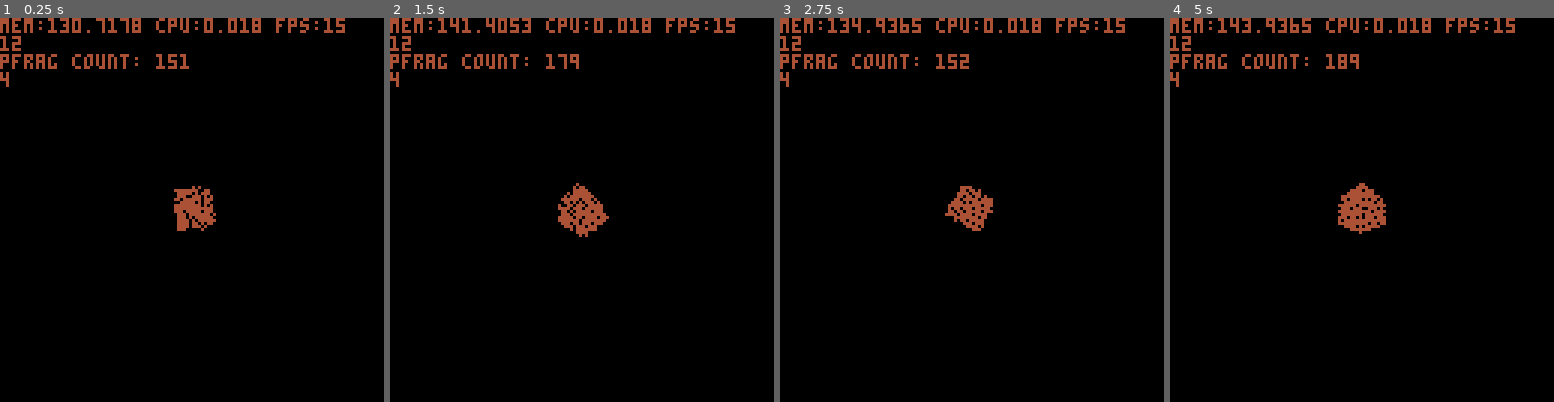
Above: before the commit, frames 1-4 (left to right).
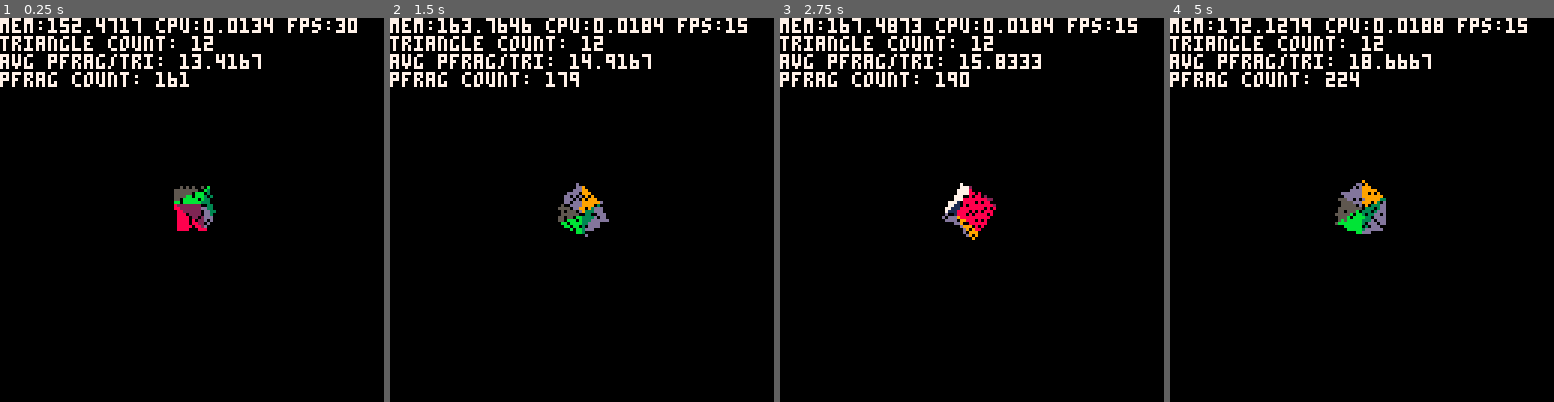
Above: after the commit, the same moments.

Repository: sthilaid/pico-8-carts
Game: PICO-8 cartridge cube.p8
The game is run twice, just before and just after one commit, with the same random seed, the same clock (stepped at 60 frames per second) and the same inputs.
Inputs:
- Up to frame 1 (0.25 s): no input
- Up to frame 2 (1.5 s): no input
- Up to frame 3 (2.75 s): hold Up 2.15-2.42 s
- Up to frame 4 (5 s): hold Down 3.63-3.97 s; hold Up from 4.73 s (still down)

The runs differ from the first frame. In frame 1, 5.7% of the frame differs, in the area x 0-93%, y 0-56%; in frame 2, 5.8%; in frame 3, 5.8%; in frame 4, 6.1%, in the area x 0-93%, y 0-57%.

Commit message:
some small mem optimizations and added zbuf, but doesn't seem to be working

Diff:
--- a/cube.p8
+++ b/cube.p8
@@ -3,21 +3,24 @@
 __lua__
 
 camera={}
+cube={}
 objects={}
 cubeRotMat={}
+cubeMoveSpeed=0.1
 
 function _init()
    --camera = perspective2(45, 1, 0.1, 1000)
+   --camera = ortho(-5, 5, 5, -5, 0.1, 100)
    camera = perspective(-3, 3, 3, -3, 2, 100)
-   --camera = ortho(-5, 5, 5, -5, 0.1, 100)
-   local cube = object(transmatrix(vpoint(0,0,8)), cubemesh())
+   cube = object(transmatrix(vpoint(0,0,8)), cubemesh())
    add(objects, cube)
 
    cubeRotMat= rotmatrix(0.25/30, 0.1/30, 0.05/30)
-   --cubeRotMat= rotmatrix(0,0.25/30,0)
 end
 
 function _update()
+   if (btn(⬆️)) mtranslate(cube.mat, vpoint(0,0,-cubeMoveSpeed))
+   if (btn(⬇️)) mtranslate(cube.mat, vpoint(0,0,cubeMoveSpeed))
    for obj in all(objects) do
       local translation = mgettranslation(obj.mat)
       mtranslate(obj.mat, vscale(translation, -1))
@@ -27,13 +30,11 @@
 end
 
 function _draw()
+   srand(12345)
    cls()
+   color(7)
    print("mem:"..stat(0).." cpu:"..stat(1).." fps:"..stat(7))
-   --drawTriangle(point(2,3), point(8,50), point(30, 6), 12)
-   --print(vstr(mapply(rotmatrix(0.25,0,0), vdir(1,0,0))))
    render3d(camera, objects)
-   --mprint(objects[1].mat)
-   print(#objects[1].mat)
 end
 
 -------------------------------------------------------------------------------
@@ -216,16 +217,17 @@
 end
 function object(mat, mesh) return {mat=mat, mesh=mesh, vFrags={}, pFrags={}} end
 
-function fragment(v, uv, n) return {v=v, uv=uv, n=n} end
-function geometryVertexShading(v, uv, n)
-   return fragment(v, uv, n)
-end
-
-function geometryProjection(vFrag, objMat, camMat)
-   local camspaceVert   = mapply(camMat, mapply(objMat, vFrag.v))
+function fragment(v, uv, n)
+   return {vx=v[1], vy=v[2], vz=v[3],
+           u=uv[1], v = uv[2],
+           nx=n[1], ny=n[2], nz=n[3]}
+end
+function geometryVertexShading(camMat, objMat, v, uv, n)
+   -- projection to camspace
+   local camspaceVert   = mapply(camMat, mapply(objMat, v))
    camspaceVert         = vscale(camspaceVert, 1/camspaceVert[4]) // normalize the w component
-   local camspaceNormal = vnormalize(mapply(camMat, mapply(objMat, vFrag.n)))
-   return fragment(camspaceVert, vFrag.uv, camspaceNormal)
+   local camspaceNormal = vnormalize(mapply(camMat, mapply(objMat, n)))
+   return fragment(camspaceVert, uv, camspaceNormal)
 end
 
 function geometryClipping(projVertFrag, clippedTriangles)
@@ -233,8 +235,14 @@
    add(clippedTriangles, projVertFrag)
 end
 
-function geometryScreenMapping(clippedVert, screenMat)
-   return mapply(screenMat, clippedVert)
+function geometryScreenMapping(vfrag, screenMat)
+   local v = vpoint(vfrag.vx, vfrag.vy, vfrag.vz)
+   local screen_v = mapply(screenMat, v)
+   --print("v: "..vstr(v))
+   --print("sv: "..vstr(screen_v))
+   vfrag.vx = screen_v[1]
+   vfrag.vy = screen_v[2]
+   vfrag.vz = screen_v[3]
 end
 
 function processGeometries(cam, objects)
@@ -245,62 +253,68 @@
       local mesh = obj.mesh
       obj.vFrags={}
       for t in all(mesh.tris) do
-         local processedVertData= {}
-         local clippedVertData = {}
+         local processedTriangleFrags= {}
+         local clippedTriangleFrags = {}
          for tindex=1,3 do
             local v     = mesh.verts[t[tindex][1]]
             local uv    = mesh.uvs[t[tindex][2]]
             local n     = mesh.normals[t[tindex][3]]
-            local vFrag           = geometryVertexShading(v, uv, n)
-            local projVertFrag    = geometryProjection(vFrag, obj.mat, cam)
-            --print("pv: "..vstr(projVertFrag.n))
-            add(processedVertData, projVertFrag)
-         end
-         for processedTriangle in all(processedVertData) do
-            geometryClipping(processedTriangle, clippedVertData)
-            --print(processedTriangle.v[1].." -> "..clippedVertData[#clippedVertData].v[1])
-         end
-         for clippedVertex in all(clippedVertData) do
-            local screenVert = geometryScreenMapping(clippedVertex.v, screenMat)
-            clippedVertex.v = screenVert
-         end
-         add(obj.vFrags, clippedVertData) -- accumulate screen space clipped triangles
+            local vFrag = geometryVertexShading(cam, obj.mat, v, uv, n)
+            --print("pv: "..vstr(vFrag.n))
+            add(processedTriangleFrags, vFrag)
+         end
+         for processedTriangle in all(processedTriangleFrags) do
+            geometryClipping(processedTriangle, clippedTriangleFrags)
+            --print(processedTriangle.v[1].." -> "..clippedTriangleFrags[#clippedTriangleFrags].v[1])
+         end
+         for clippedVertexFrag in all(clippedTriangleFrags) do
+            geometryScreenMapping(clippedVertexFrag, screenMat)
+            --print("frag: "..clippedVertexFrag.vx)
+         end
+         add(obj.vFrags, clippedTriangleFrags) -- accumulate screen space clipped triangles
       end
    end
 end
 
 function rasterize(objects)
    function computeEdgeParams(p1, p2) return {a=-(p2[2]-p1[2]), b=(p2[1]-p1[1]), c=(p2[2]-p1[2])*p1[1] - (p2[1]-p1[1])*p1[2]} end
-   function edgeSign(p,a,b,c) return a*p[1] + b*p[2] + c end
+   function edgeSign(px,py,a,b,c) return a*px + b*py + c end
    function baryInterpVertex(w,u,v,v1,v2,v3) return vadd(vadd(vscale(v1, w), vscale(v2, u)), vscale(v3, v)) end
    function baryInterpPoint(w,u,v,v1,v2,v3) return padd(padd(pscale(v1, w), pscale(v2, u)), pscale(v3, v)) end
    -- rasterTrianglesetup
    -- rasterTriangleTraversal
+   local triCount = 0
+   local triPfragAvgData = {}
    for obj in all(objects) do
       obj.pFrags = {}
-      print(#(obj.vFrags))
       for vfragTriangle in all(obj.vFrags) do
-         local p1 = vfragTriangle[1].v
-         local p2 = vfragTriangle[2].v
-         local p3 = vfragTriangle[3].v
-         local uv1 = vfragTriangle[1].uv
-         local uv2 = vfragTriangle[2].uv
-         local uv3 = vfragTriangle[3].uv
-         local n1 = vfragTriangle[1].n
-         local n2 = vfragTriangle[2].n
-         local n3 = vfragTriangle[3].n
+         triCount += 1
+         local tricol = rnd(16)
+         local p1 = vpoint(vfragTriangle[1].vx, vfragTriangle[1].vy, vfragTriangle[1].vz)
+         local p2 = vpoint(vfragTriangle[2].vx, vfragTriangle[2].vy, vfragTriangle[2].vz)
+         local p3 = vpoint(vfragTriangle[3].vx, vfragTriangle[3].vy, vfragTriangle[3].vz)
+         local uv1 = point2d(vfragTriangle[1].u, vfragTriangle[1].v)
+         local uv2 = point2d(vfragTriangle[2].u, vfragTriangle[2].v)
+         local uv3 = point2d(vfragTriangle[3].u, vfragTriangle[3].v)
+         local n1 = vpoint(vfragTriangle[1].nx, vfragTriangle[1].ny, vfragTriangle[1].nz)
+         local n2 = vpoint(vfragTriangle[2].nx, vfragTriangle[2].ny, vfragTriangle[2].nz)
+         local n3 = vpoint(vfragTriangle[3].nx, vfragTriangle[3].ny, vfragTriangle[3].nz)
          local edgeParams = {computeEdgeParams(p1, p2), computeEdgeParams(p2, p3), computeEdgeParams(p3, p1)}
-         local pmin = point2d(min(min(p1[1], p2[1]), p3[1]), min(min(p1[2], p2[2]), p3[2]))
-         local pmax = point2d(max(max(p1[1], p2[1]), p3[1]), max(max(p1[2], p2[2]), p3[2]))
+         local pmin_x = min(min(p1[1], p2[1]), p3[1])
+         local pmin_y = min(min(p1[2], p2[2]), p3[2])
+         local pmax_x = max(max(p1[1], p2[1]), p3[1])
+         local pmax_y = max(max(p1[2], p2[2]), p3[2])
          --print("min: "..pstr(pmin).." max: "..pstr(pmax))
          --print("params: a:"..edgeParams[1].a.."b: "..edgeParams[1].b.."c: "..edgeParams[1].c)
-         for x=pmin[1], pmax[1] do
-            for y=pmin[2], pmax[2] do
+         local triPixelFragCount = 0
+         for x=pmin_x, pmax_x do
+            for y=pmin_y, pmax_y do
                local isInside = true
                local edgeValues = {}
                for e=1,3 do
-                  edgeValues[e] = edgeSign(point2d(x,y), edgeParams[e].a, edgeParams[e].b, edgeParams[e].c)
+                  edgeValues[e] = edgeSign(x,y, edgeParams[e].a, edgeParams[e].b, edgeParams[e].c)
                   isInside = isInside and edgeValues[e] >= 0
+                  if (not isInside) break
                end
                if isInside then
                   local areaSum = (edgeValues[1]  + edgeValues[2] + edgeValues[3])
@@ -311,26 +325,43 @@
                   local v = baryInterpVertex(barycentric_w, barycentric_u, barycentric_v, p1, p2, p3)
                   local uv = baryInterpPoint(barycentric_w, barycentric_u, barycentric_v, uv1, uv2, uv3)
                   local n = baryInterpVertex(barycentric_w, barycentric_u, barycentric_v, n1, n2, n3)
-                  add(obj.pFrags, fragment(v, uv, n))
+                  local pfrag = fragment(v, uv, n)
+                  pfrag.col = tricol
+                  add(obj.pFrags, pfrag)
+                  triPixelFragCount +=1
                end
             end
          end
-      end
-   end
+         add(triPfragAvgData, triPixelFragCount)
+      end
+   end
+   print("triangle count: "..triCount)
+   triPfragAvg = 0
+   for d in all(triPfragAvgData) do triPfragAvg += d end
+   triPfragAvg /= #triPfragAvgData
+   print("avg pfrag/tri: "..triPfragAvg)
 end
 function processPixels(objects)
    --pixelShading
+   --pixelMerging ?
+   --pixelRender
+   zbuf = {}
+   for i=1,128 do zbuf[i]={} end
+
    for obj in all(objects) do
       print("pfrag count: "..#obj.pFrags)
       for pfrag in all(obj.pFrags) do
-         local x = flr(pfrag.v[1])
-         local y = flr(pfrag.v[2])
-         --print(pstr(point2d(pfrag.v[1],pfrag.v[2])))
-         --print(pstr(point2d(x,y)))
-         pset(x,y,4)
-      end
-   end
-   --pixelMerging
+         local x = flr(pfrag.vx)
+         local y = flr(pfrag.vy)
+         if (not zbuf[x][y]) or pfrag.vz < zbuf[x][y]  then
+            zbuf[x][y] = pfrag.vz
+            pset(x,y,pfrag.col)
+         end
+         -- if x==64 and y==64 then
+         --    print(pfrag.vz)
+         -- end
+      end
+   end
 end
 
 function render3d(camera, objects)
